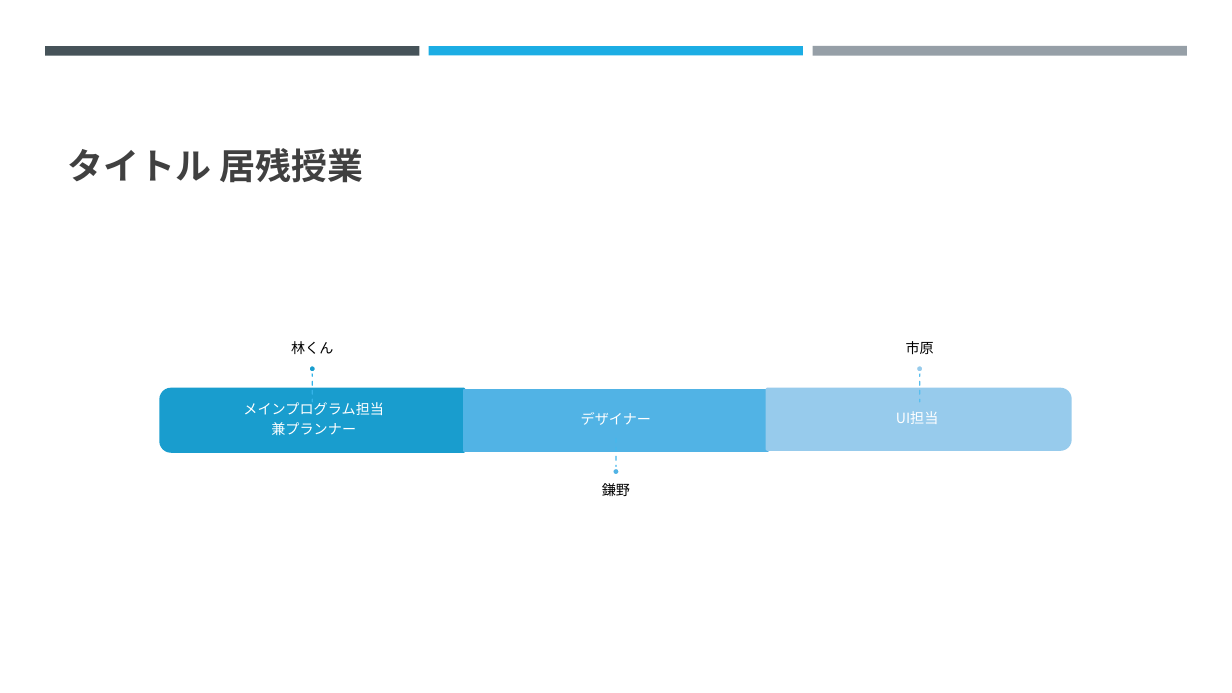
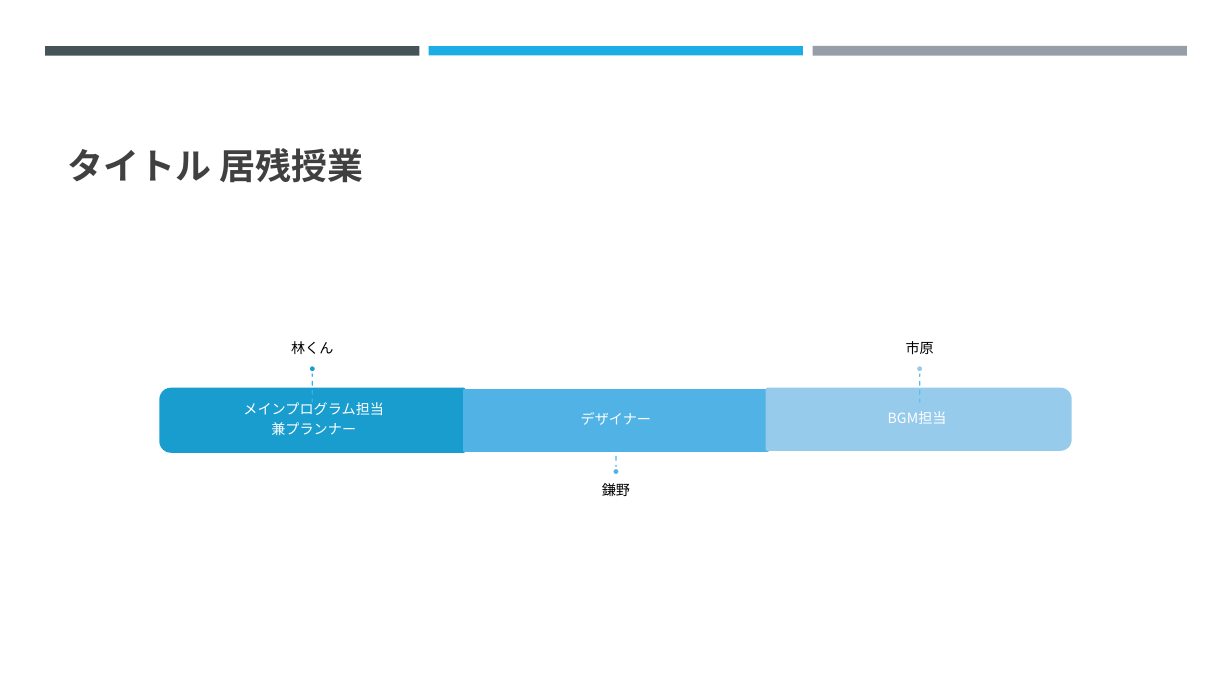
Before and after one commit to chogeru/RPG, a slide deck: slide 2 of ゲーム制作スライド.pptx. Drawn at 1232x693 pixels with LibreOffice and Linux fonts; fonts in the diff are those of the drawing. Boxes give left, top, right and bottom in pixels: in the first picture for what was removed or moved away, otherwise in the second. Text is boxed around its words. In the diff, an @@ line names an element or a change of style, - is before the commit and + after.

```diff
--- a/ゲーム制作スライド.pptx
+++ b/ゲーム制作スライド.pptx
@@ text at [888, 411, 947, 424]: text changed @@
-UI担当
+BGM担当
```
Also in this commit, not shown: 7 other slides changed, 11 other files.
